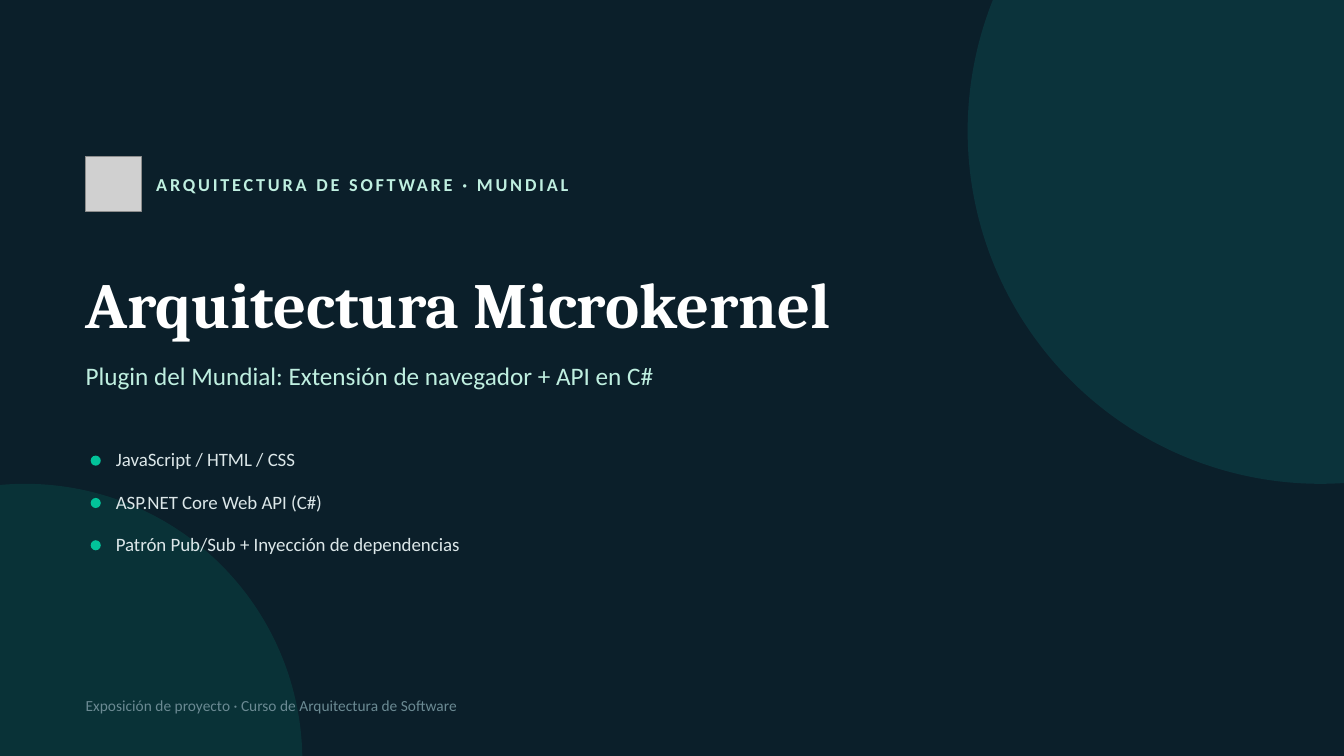
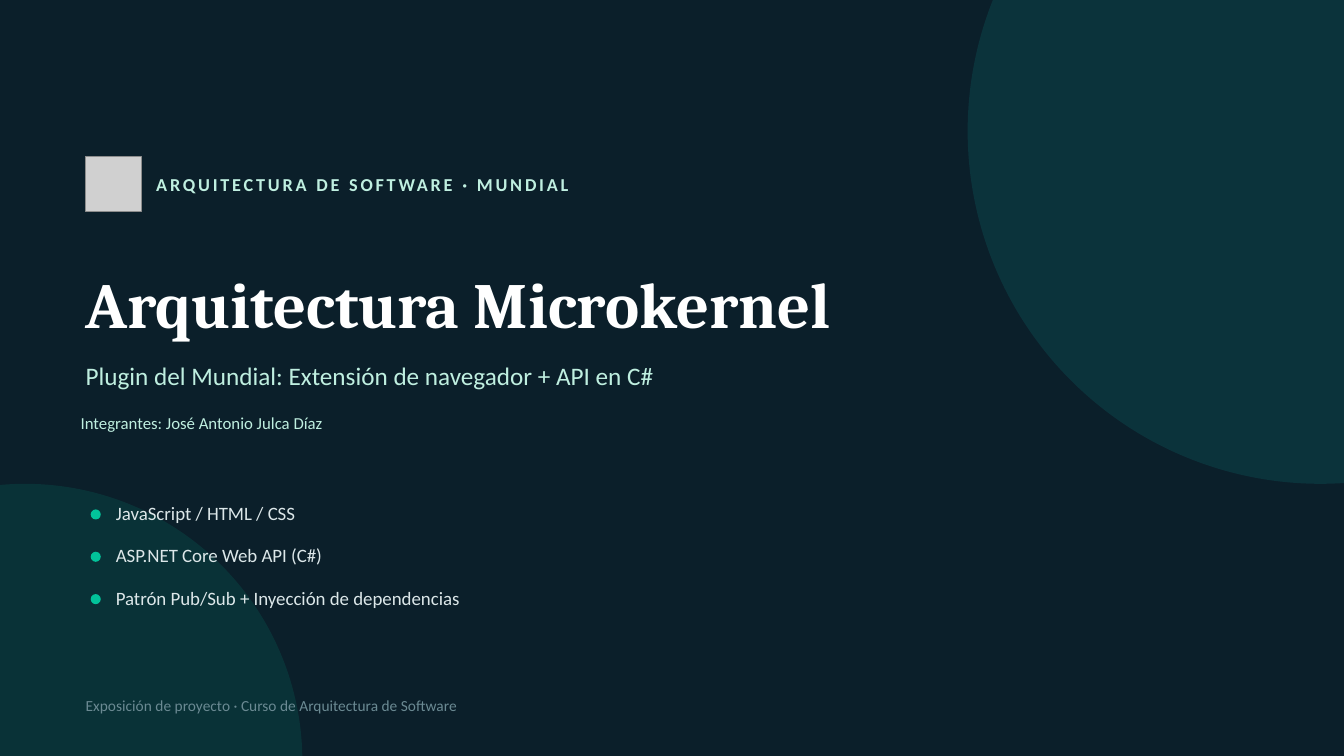
Before and after one commit to JoseJulca/MicroKernel, a slide deck: slide 1 of Microkernel_Mundial.pptx. Drawn at 1344x756 pixels with LibreOffice and Linux fonts; fonts in the diff are those of the drawing; grey boxes stand for pictures. Boxes give left, top, right and bottom in pixels: in the first picture for what was removed or moved away, otherwise in the second. Text is boxed around its words. In the diff, an @@ line names an element or a change of style, - is before the commit and + after.

```diff
--- a/Microkernel_Mundial.pptx
+++ b/Microkernel_Mundial.pptx
@@ text added at [81,417,323,432], 12 pt, text #BFEFE0 @@
+Integrantes: José Antonio Julca Díaz
@@ 3 texts, 3 ellipses: place and size @@
-3 texts, 3 ellipses at [91,453,459,554]
+3 texts, 3 ellipses at [91,507,459,608]
```
Also in this commit, not shown: 1 slide added.
